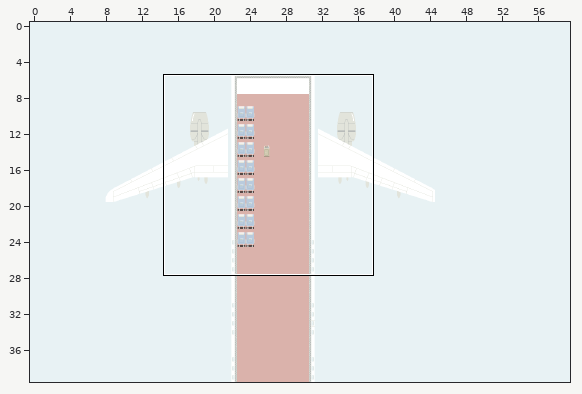
Two versions of a level (Tiled map, Android/assets/maps/plane/plane.tmx). The first picture is a wide view before the edit; the outline marks the close-up.
Close-up. The starting point:
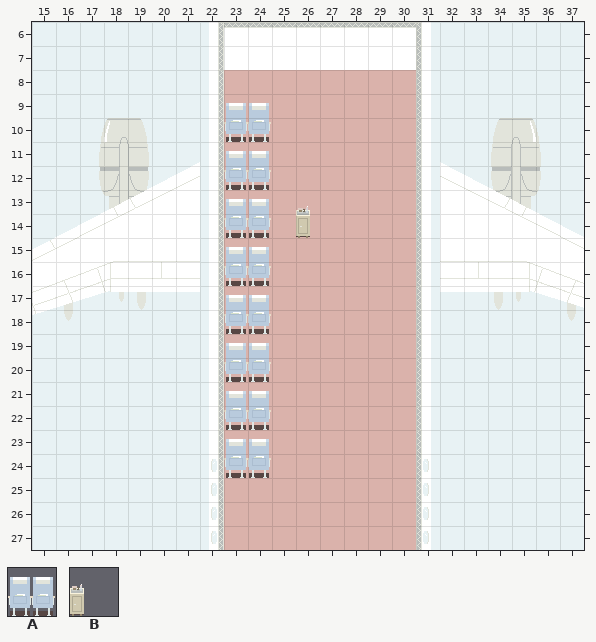
Cells are 24x24 px. Shown: x 15..37, y 6..27.
Key: from "tileset48": A 3, B 4.
_ is an empty cell.
Layers that did not change in this view are not listed.
Layer "Above" before, first column x 15:
 6 _______________________
 7 _______________________
 8 _______________________
 9 _______________________
10 ________A______________
11 _______________________
12 ________A______________
13 _______________________
14 ________A__B___________
15 _______________________
16 ________A______________
17 _______________________
18 ________A______________
19 _______________________
20 ________A______________
21 _______________________
22 ________A______________
23 _______________________
24 ________A______________
25 _______________________
26 _______________________
27 _______________________
Now the later version:
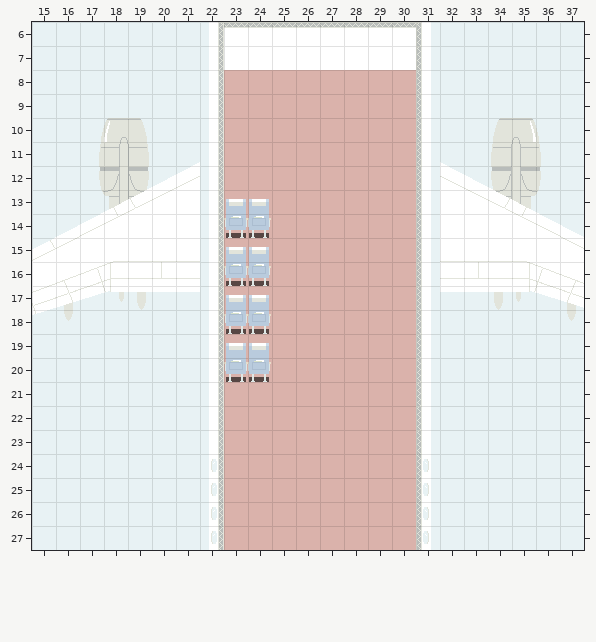
Change:
Changed rows in their new state; . is an unchanged cell.
Layer "Above":
first column x 23:
10 _...
12 _...
14 ..._
first column x 23:
22 _
24 _
Where, in picture pixels (left, top, right, bottom), the same in both close-ups:
removed: (224, 103, 271, 190)
removed: (296, 206, 310, 238)
removed: (224, 391, 271, 478)
